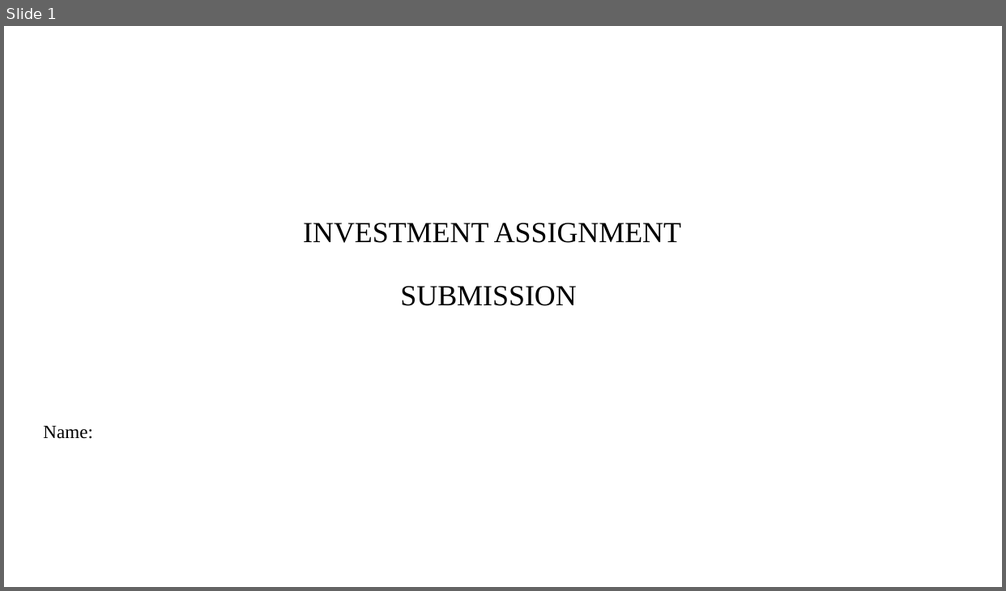
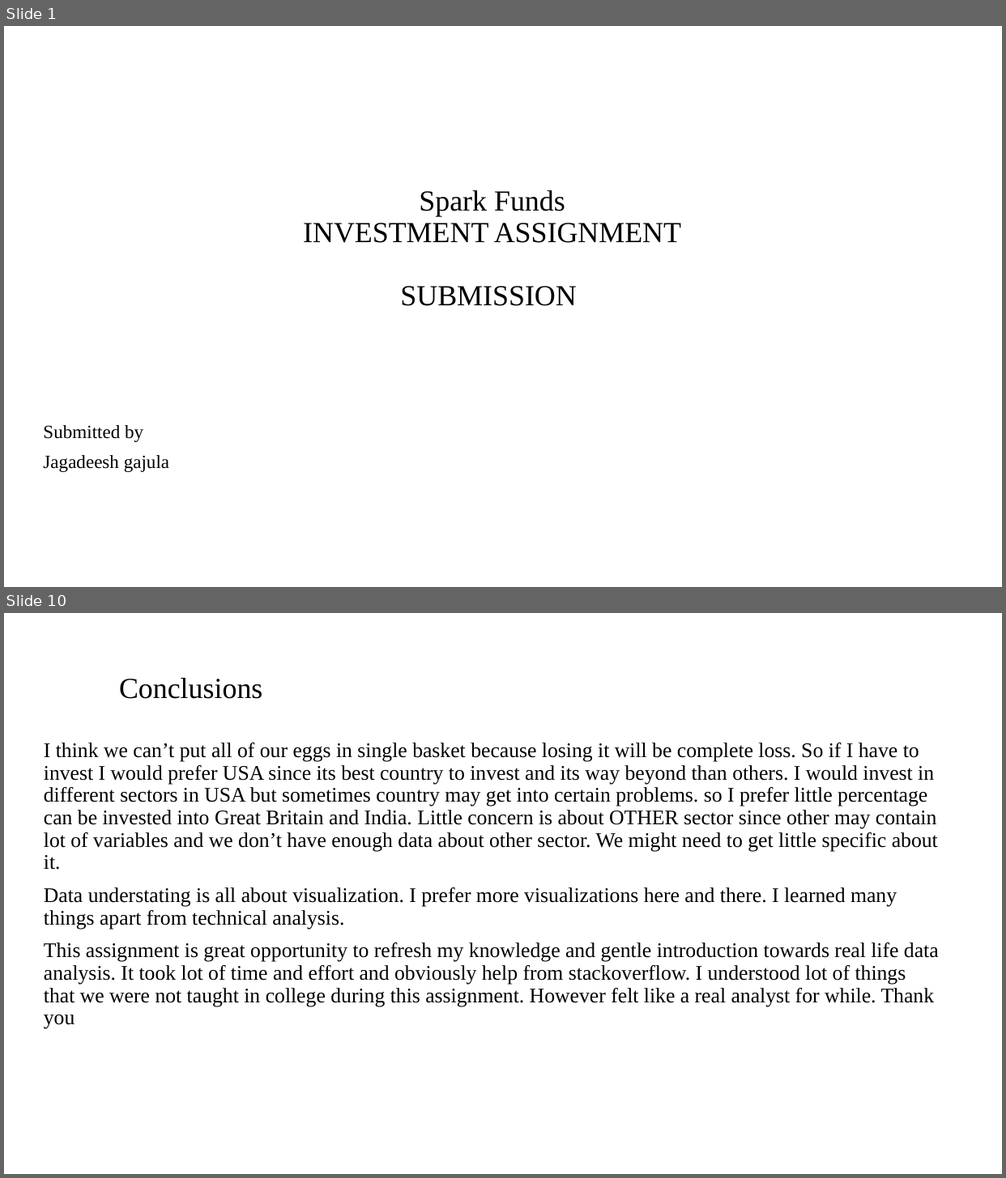
Before and after one commit to jagadeesh-gajula/Sparkfund_investment_analysis, a slide deck: INVEST.pptx. Shown one above the other, each under a label of ours: slide 1 before the commit, slides 1 and 10 after it; the slides between them are not shown. The pictures are 1006x591 and 1006x1178 pixels, drawn with LibreOffice and Linux fonts; fonts in the diff are those of the drawing; background and template pictures are left out. Boxes give left, top, right and bottom in pixels: in the first picture for what was removed or moved away, otherwise in the second. Text is boxed around its words. In the diff, an @@ line names an element or a change of style, - is before the commit and + after.

Commit message:
completed sparkfund analysis

```diff
--- a/INVEST.pptx
+++ b/INVEST.pptx
@@ slide 10 added at (4, 613, 1002, 1174), background #FFFFFF @@
@@ title added at (119, 678, 262, 699), 28 pt, text #000000 @@
+Conclusions
@@ text added at (44, 743, 939, 1029), 20 pt, text #000000 @@
+I think we can’t put all of our eggs in single basket because losing it will be complete loss. So if I have to invest I would prefer USA since its best country to invest and its way beyond than others. I would invest in different sectors in USA but sometimes country may get into certain problems. so I prefer little percentage can be invested into Great Britain and India. Little concern is about OTHER sector since other may contain lot of variables and we don’t have enough data about other sector. We might need to get little specific about it.
+Data understating is all about visualization. I prefer more visualizations here and there. I learned many things apart from technical analysis.
+This assignment is great opportunity to refresh my knowledge and gentle introduction towards real life data analysis. It took lot of time and effort and obviously help from stackoverflow. I understood lot of things that we were not taught in college during this assignment. However felt like a real analyst for while. Thank you
@@ slide 1 changed as well @@
@@ title at (303, 190, 681, 306): text changed @@
-INVESTMENT ASSIGNMENT
-SUBMISSION
+Spark Funds
+INVESTMENT ASSIGNMENT
+SUBMISSION
@@ subtitle at (43, 425, 169, 472): text changed @@
-Name:
+Submitted by
+Jagadeesh gajula
```
Also in this commit, not shown: 1 other slide changed, 7 other slides added, 8 slides removed, 4 other files.
